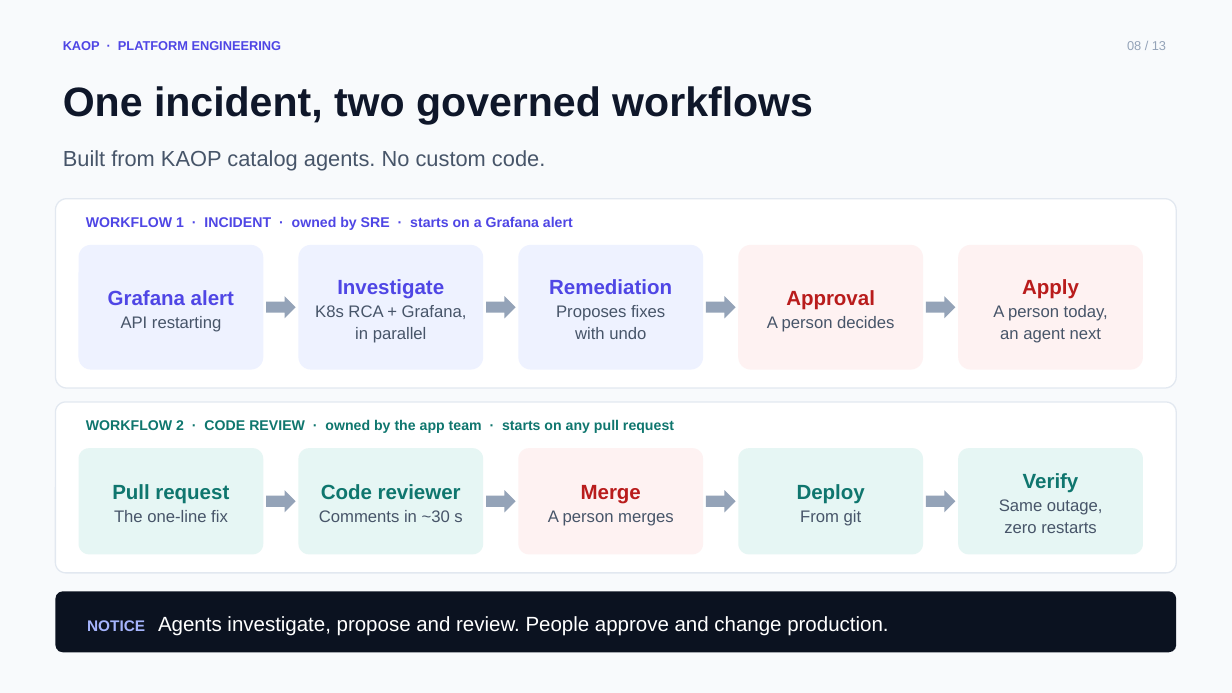
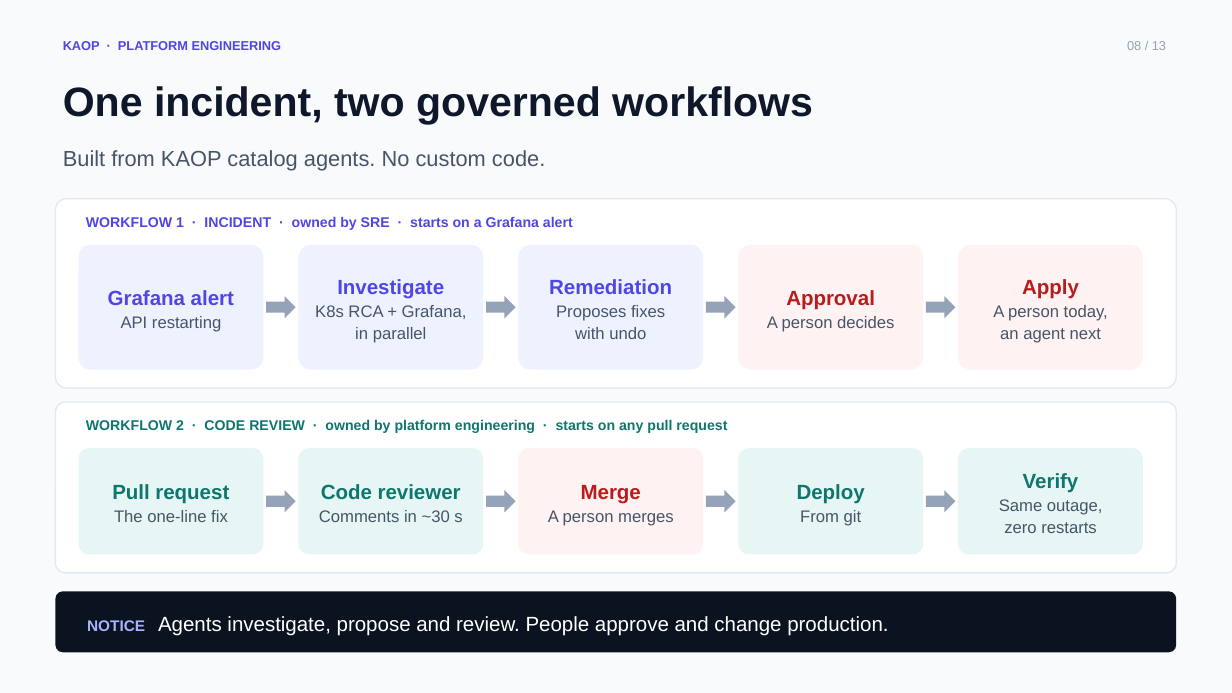
Before and after one commit to chizeni24/komodor-production-lab, a slide deck: slide 8 of docs/presentation/KAOP_Customer_Pitch.pptx. Drawn at 1232x693 pixels with LibreOffice and Linux fonts; fonts in the diff are those of the drawing. Boxes give left, top, right and bottom in pixels: in the first picture for what was removed or moved away, otherwise in the second. Text is boxed around its words. In the diff, an @@ line names an element or a change of style, - is before the commit and + after.

```diff
--- a/docs/presentation/KAOP_Customer_Pitch.pptx
+++ b/docs/presentation/KAOP_Customer_Pitch.pptx
@@ text at box(86, 419, 727, 433): text changed @@
-WORKFLOW 2 · CODE REVIEW · owned by the app team · starts on any pull request
+WORKFLOW 2 · CODE REVIEW · owned by platform engineering · starts on any pull request
```
Also in this commit, not shown: 2 other slides changed, 1 slide added, 1 other file.
